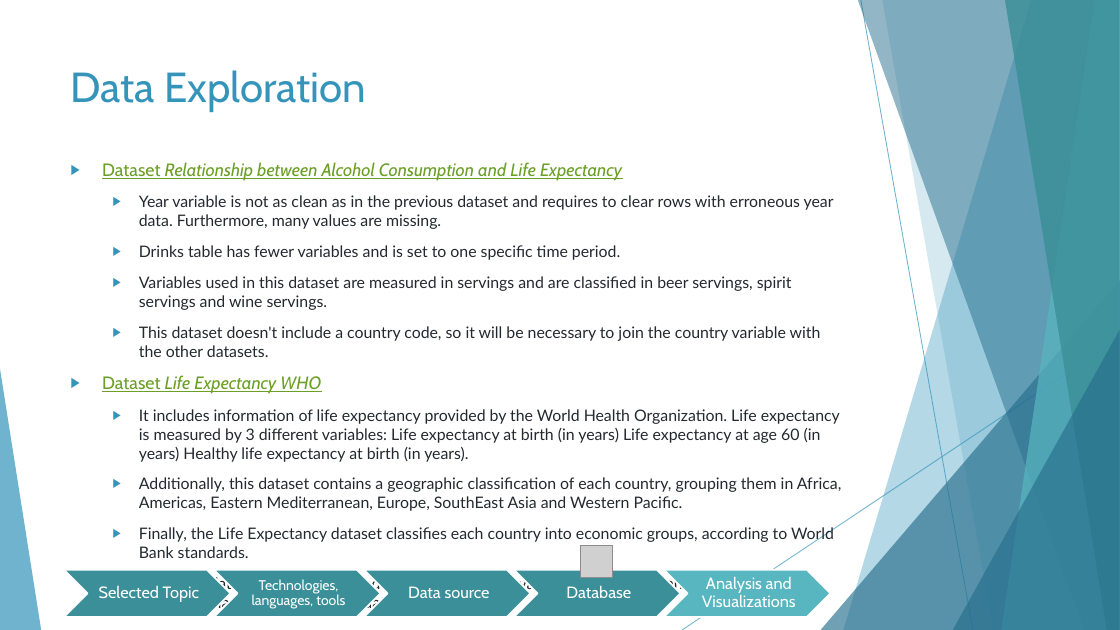
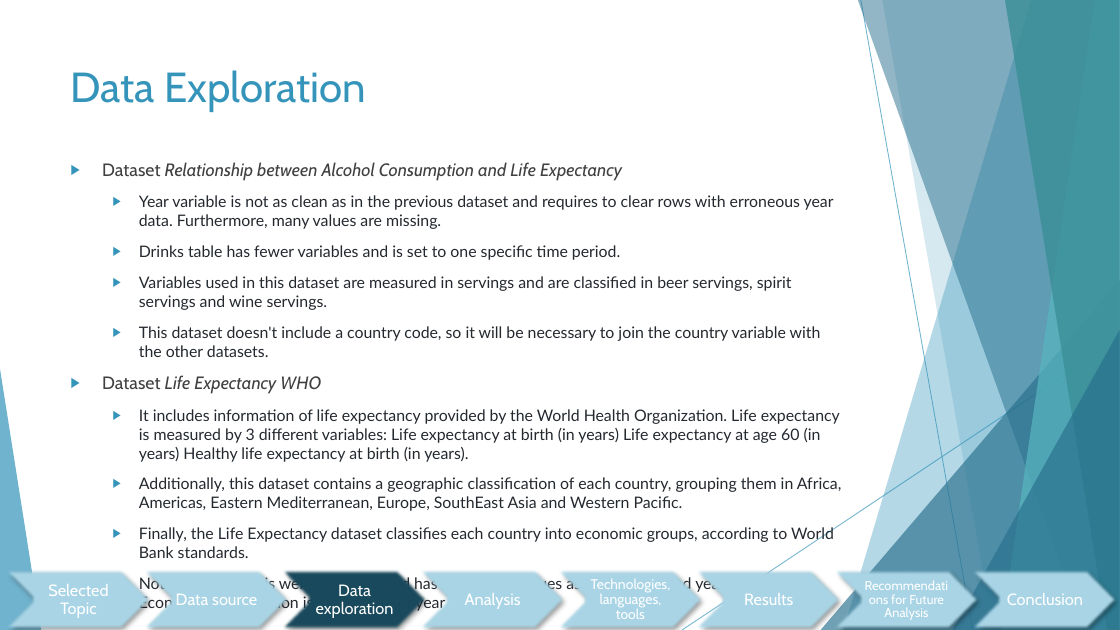
Before and after one commit to jcerda1994/Proyecto_final_1, a slide deck: slide 5 of Final Presentation.pptx. Drawn at 1120x630 pixels with LibreOffice and Linux fonts; fonts in the diff are those of the drawing; grey boxes stand for pictures. Boxes give left, top, right and bottom in pixels: in the first picture for what was removed or moved away, otherwise in the second. Text is boxed around its words. In the diff, an @@ line names an element or a change of style, - is before the commit and + after.

```diff
--- a/Final Presentation.pptx
+++ b/Final Presentation.pptx
@@ text at [102, 162, 622, 394]: text colour #6B9F25 to #404040, underline off in "Dataset Relationship between Alcohol Consumption and Life ...", "Dataset Life Expectancy WHO" @@
@@ picture removed at [581, 546, 613, 578] @@
@@ text "Selected Topic" rewrapped from [99, 586, 199, 602] to [48, 584, 108, 618] @@
@@ fill #3A8F98 to #AAD6E7; outline #FFFFFF 1.5 pt to none; shadow on in 3 elements at [553, 570, 707, 630], [414, 570, 568, 630], [138, 570, 292, 630] @@
@@ chevron: place and size @@
-chevron at [64, 570, 230, 617]
+chevron at [138, 570, 292, 630]
@@ text "Data source": place and size @@
-text "Data source" at [408, 586, 490, 598]
+text "Data source" at [176, 594, 257, 605]
@@ chevron: place and size @@
-chevron at [214, 570, 381, 617]
+chevron at [276, 570, 430, 630]
@@ chevron at [276, 570, 430, 630]: fill #3A8F98 to #1A4A5D; outline #FFFFFF 1.5 pt to none; shadow on @@
@@ chevron: place and size @@
-chevron at [364, 570, 530, 617]
+chevron at [414, 570, 568, 630]
@@ chevron: place and size @@
-chevron at [514, 570, 681, 617]
+chevron at [553, 570, 707, 630]
@@ text removed at [566, 585, 631, 598] @@
-Database
@@ text "Technologies, languages, tools" rewrapped from [252, 579, 345, 609] to [591, 579, 671, 619] @@
@@ chevron: place and size @@
-chevron at [664, 570, 830, 617]
+chevron at [691, 570, 844, 630]
@@ chevron at [691, 570, 844, 630]: fill #58B6C0 to #AAD6E7; outline #FFFFFF 1.5 pt to none; shadow on @@
@@ text removed at [702, 576, 796, 607] @@
-Analysis and Visualizations
@@ group added at [0, 570, 1120, 630]: 5 texts, 3 chevrons @@
+Data exploration
+Analysis
+Results
+Recommendations for Future Analysis
+Conclusion
```
Also in this commit, not shown: 14 other slides changed, 2 slides added, 1 slide removed.
